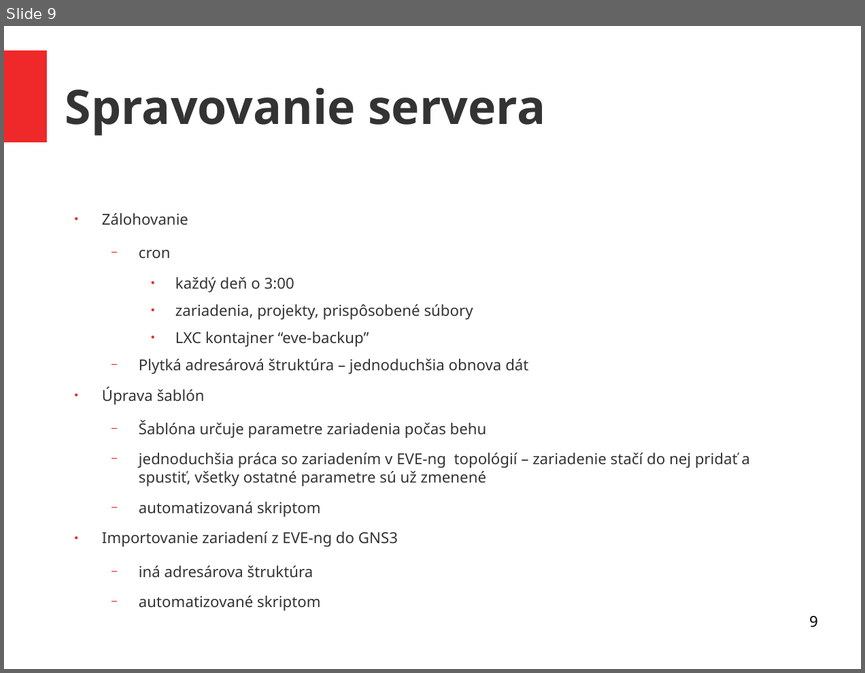
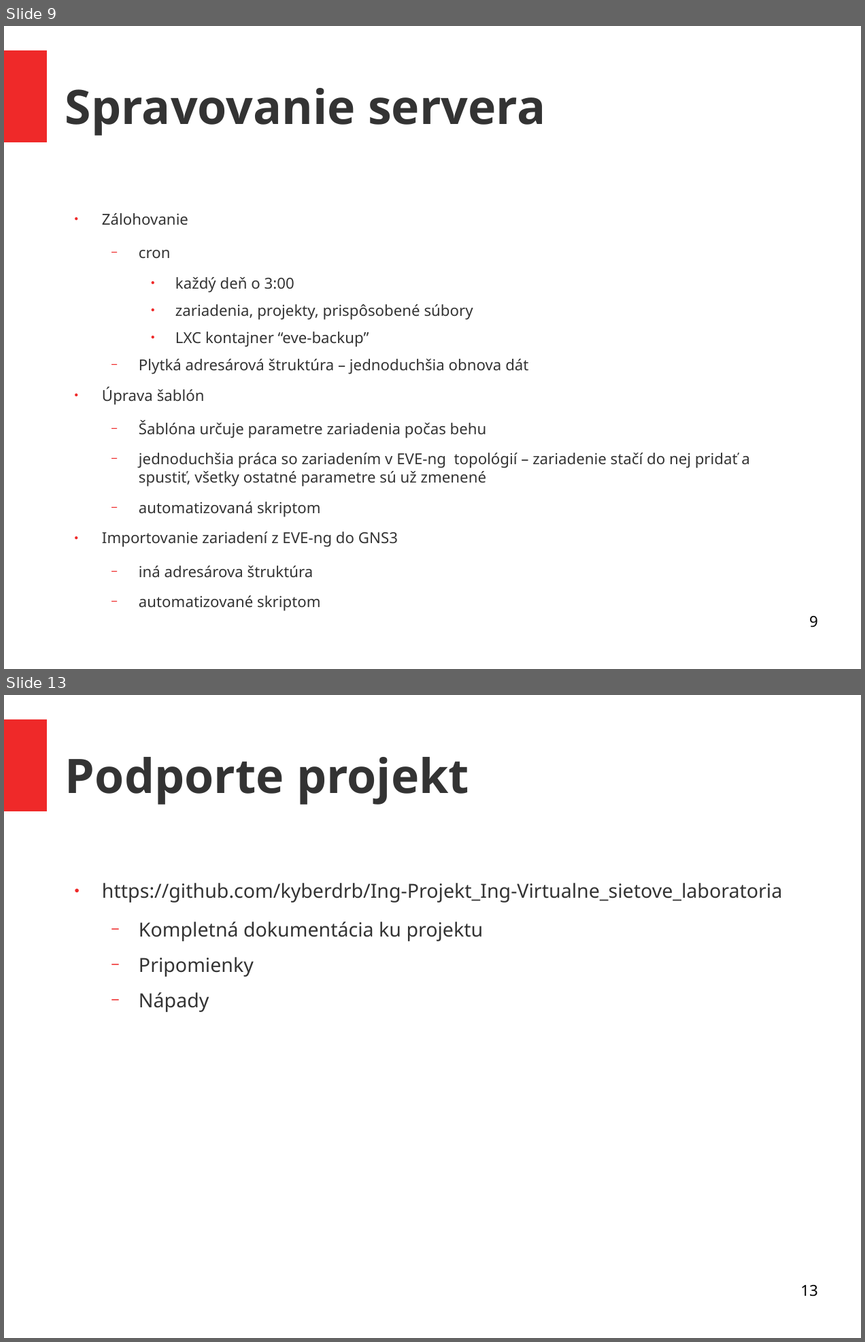
Before and after one commit to kyberdrb/Ing_Projekt-Virtualne_sietove_laboratoria, a slide deck: sisila_panel_story_prezentacia.odp. Shown one above the other, each under a label of ours: slide 9 before the commit, slides 9 and 13 after it; the slides between them are not shown. The pictures are 865x673 and 865x1342 pixels, drawn with LibreOffice and Linux fonts; fonts in the diff are those of the drawing. Boxes give left, top, right and bottom in pixels: in the first picture for what was removed or moved away, otherwise in the second. Text is boxed around its words. In the diff, an @@ line names an element or a change of style, - is before the commit and + after.

```diff
--- a/sisila_panel_story_prezentacia.odp
+++ b/sisila_panel_story_prezentacia.odp
@@ slide 13 added at box(4, 695, 861, 1338), background #FFFFFF; not listed: 1 template element that a slide beside it also shows @@
@@ title added at box(65, 757, 469, 804), 44 pt, text #333333, bold @@
+Podporte projekt
@@ text added at box(102, 883, 782, 1012), 18 pt, text #333333 @@
+● https://github.com/kyberdrb/Ing-Projekt_Ing-Virtualne_sietove_laboratoria
+  − Kompletná dokumentácia ku projektu
+  − Pripomienky
+  − Nápady
@@ page number added at box(800, 1285, 817, 1296), 14 pt, text #000000 @@
+13
```
Also in this commit, not shown: 3 slides changed, 1 other slide added, 2 other files.
